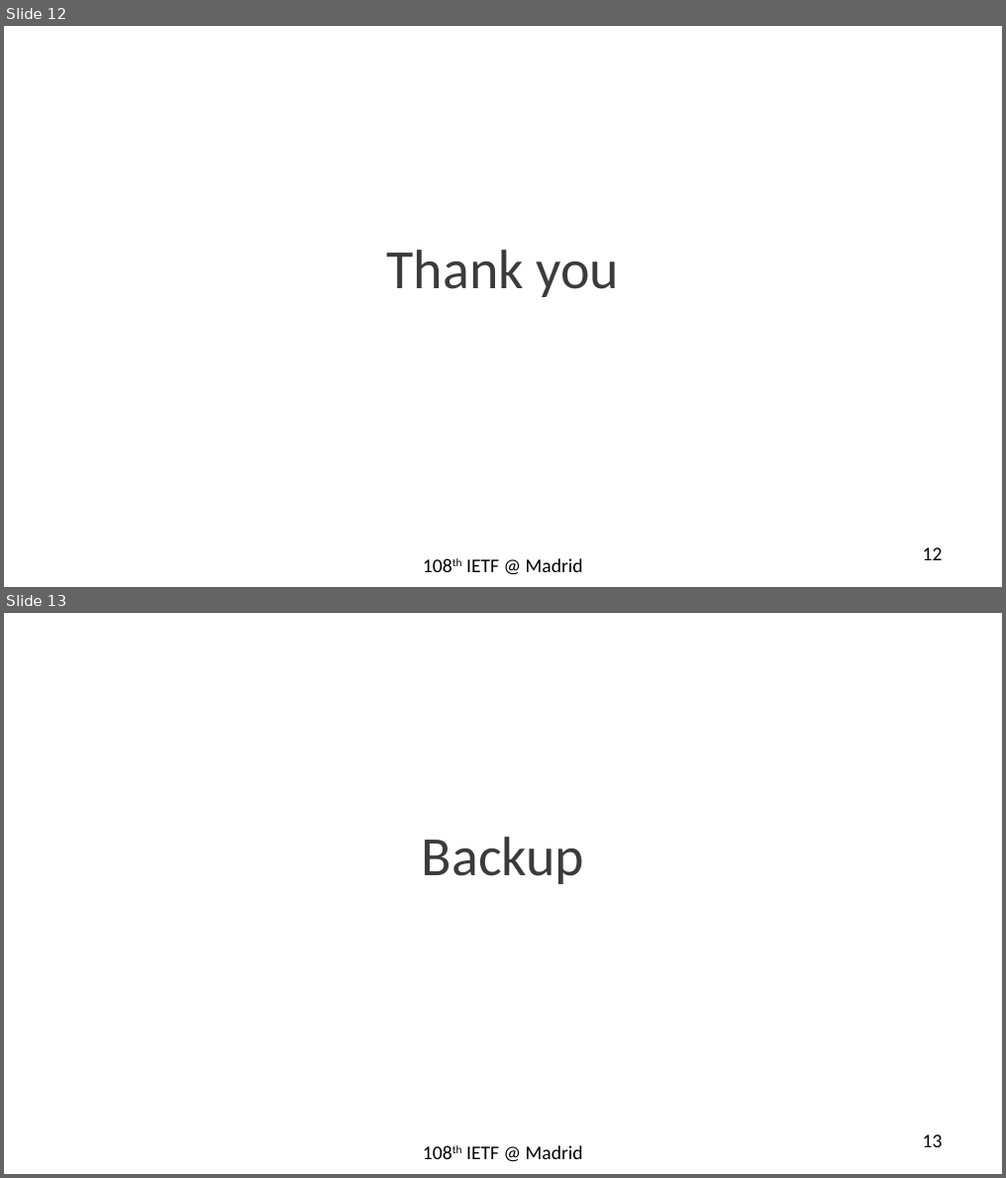
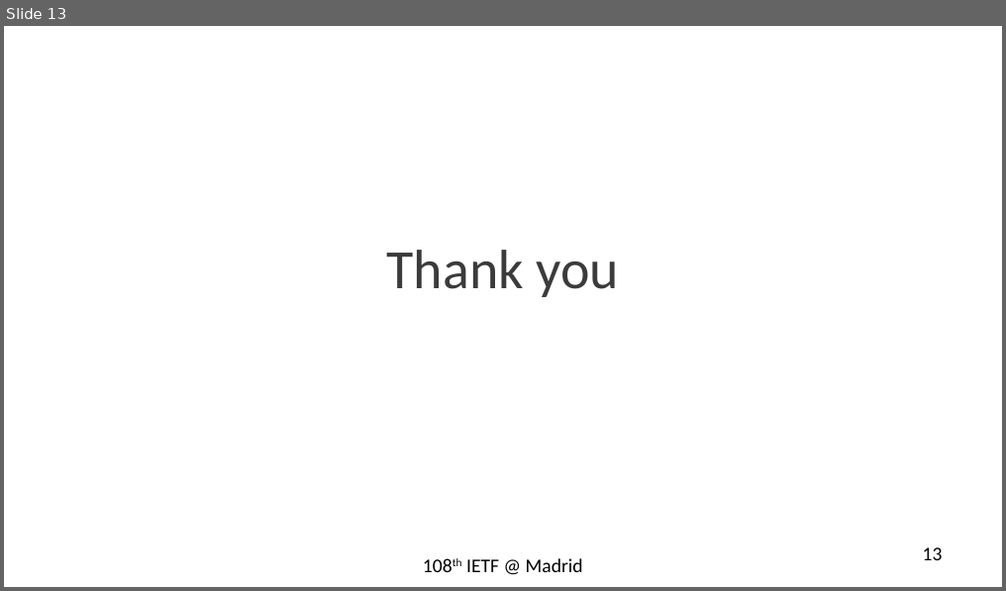
Before and after one commit to rakgandhi/ietf-slides, a slide deck: draft-gandhi-spring-sr-enhanced-plm-01.pptx. Shown one above the other, each under a label of ours: slides 12 and 13 before the commit, slide 13 after it. The pictures are 1006x1178 and 1006x591 pixels, drawn with LibreOffice and Linux fonts; fonts in the diff are those of the drawing. Boxes give left, top, right and bottom in pixels: in the first picture for what was removed or moved away, otherwise in the second. Text is boxed around its words. In the diff, an @@ line names an element or a change of style, - is before the commit and + after.

```diff
--- a/draft-gandhi-spring-sr-enhanced-plm-01.pptx
+++ b/draft-gandhi-spring-sr-enhanced-plm-01.pptx
@@ slide 13 removed at bbox=[4, 613, 1002, 1174], background #FFFFFF @@
@@ text removed at bbox=[422, 837, 584, 884] @@
-Backup
@@ text removed at bbox=[466, 1146, 583, 1159] @@
-108th IETF @ Madrid
@@ page number removed at bbox=[923, 1135, 943, 1148] @@
-13
@@ what was slide 12 is now slide 13 @@
@@ page number at bbox=[923, 548, 943, 561]: text changed @@
-12
+13
```
Also in this commit, not shown: 4 slides changed, 2 other slides removed, 1 other file.
